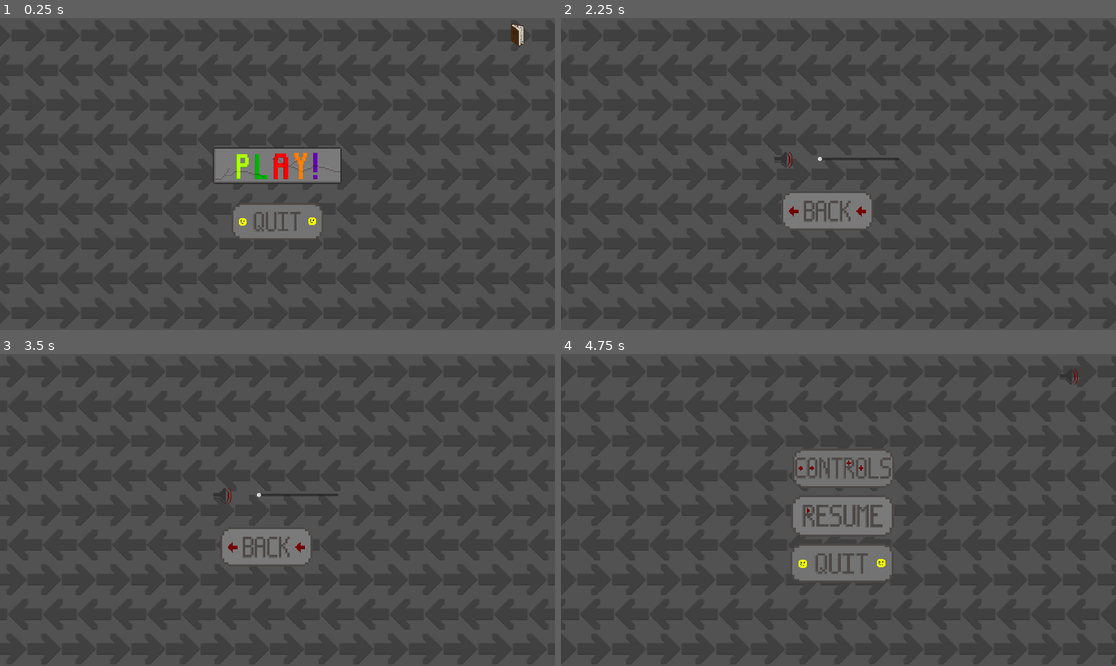
Above: before the commit, frames 1-4 (two rows, left to right).
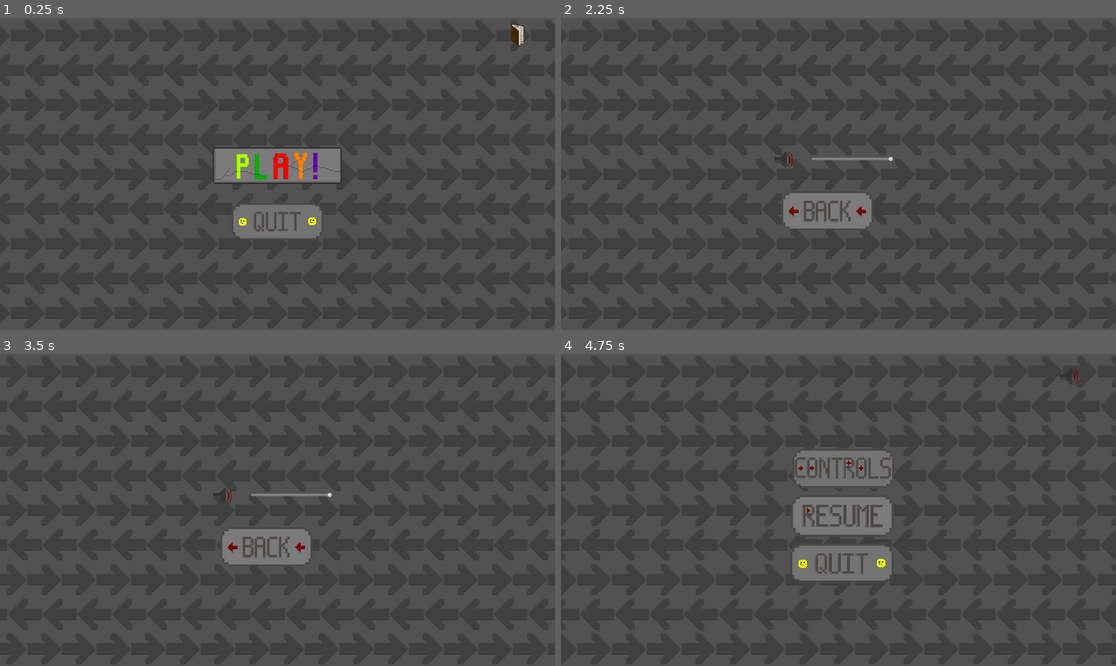
Above: after the commit, the same moments.

Repository: matteoJeulin/gameJam2023
Game: Godot game, scene res://Scenes/Menus/Startmenu.tscn
Two runs of this game, one before a commit and one after it. Both use one fixed random seed, a clock stepped at 60 frames per second and the inputs below.
Inputs (mouse positions are in pixels of both pictures, inside the frame that each line leads up to; where the layout moved, square brackets give the same spot in the first picture):
- Up to frame 1 (0.25 s): no input
- Up to frame 2 (2.25 s): click (838, 164) at 0.5 s; click (988, 49) [1088, 36] at 1.25 s; click (1093, 42) at 2 s
- Up to frame 3 (3.5 s): tap Enter at 2.75 s; move the mouse to (399, 494) at 2.77 s; hold D (right) from 2.78 s (still down); tap E (action) at 2.85 s; click (399, 494) at 2.92 s
- Up to frame 4 (4.75 s): release D (right) at 3.5 s; click (827, 547) at 3.5 s; move the mouse to (727, 525) at 4.27 s; hold S (down) from 4.28 s (still down); tap E (action) at 4.35 s

The runs differ from the first frame. In frame 1, 0.4% of the frame differs, in the area x 0-100%, y 2-100%; in frame 2, 0.1%; in frame 3, 0.1%; in frame 4, nothing differs.

Commit message:
musique de fond et derniers bouttons

Diff:
--- a/Scenes/Characters/player.tscn
+++ b/Scenes/Characters/player.tscn
@@ -1,7 +1,8 @@
-[gd_scene load_steps=6 format=3 uid="uid://cedasj6m778up"]
+[gd_scene load_steps=7 format=3 uid="uid://cedasj6m778up"]
 
 [ext_resource type="Script" path="res://Scripts/Character/player.gd" id="1_fy2mp"]
 [ext_resource type="Texture2D" uid="uid://djitfxu20dcva" path="res://assets/sprites/player/player_down.png" id="2_ep43r"]
+[ext_resource type="Texture2D" uid="uid://ce00g0eag5c17" path="res://assets/sprites/buttons/settings_button.png" id="3_1i5jl"]
 [ext_resource type="Texture2D" uid="uid://bwxxmascex13p" path="res://assets/sprites/buttons/restart_button.png" id="3_f5hwx"]
 
 [sub_resource type="RectangleShape2D" id="RectangleShape2D_xqgxk"]
@@ -24,18 +25,18 @@
 [node name="Camera2D" type="Camera2D" parent="."]
 zoom = Vector2(1.3, 1.3)
 
-[node name="Pause" type="Button" parent="."]
-offset_left = 639.0
+[node name="Pause" type="TextureButton" parent="."]
+offset_left = 352.0
 offset_top = -381.0
-offset_right = 703.0
-offset_bottom = -350.0
-text = "Pause"
+offset_right = 452.0
+offset_bottom = -281.0
+texture_normal = ExtResource("3_1i5jl")
 
 [node name="Restart" type="TextureButton" parent="."]
-offset_left = 486.0
-offset_top = -346.0
-offset_right = 806.0
-offset_bottom = -211.0
+offset_left = 459.0
+offset_top = -372.0
+offset_right = 779.0
+offset_bottom = -237.0
 scale = Vector2(0.715801, 0.691507)
 texture_normal = ExtResource("3_f5hwx")
 script = SubResource("GDScript_5sml8")
--- a/Scenes/Menus/Son.tscn
+++ b/Scenes/Menus/Son.tscn
@@ -27,10 +27,12 @@
 texture = ExtResource("4_eas3i")
 
 [node name="HSlider" type="HSlider" parent="."]
-offset_left = 888.0
+offset_left = 867.0
 offset_top = 480.0
-offset_right = 1170.0
+offset_right = 1149.0
 offset_bottom = 496.0
+min_value = -30.0
+max_value = 0.0
 script = ExtResource("3_mrrvt")
 
 [connection signal="pressed" from="Retour" to="." method="_on_retour_pressed"]
--- /dev/null
+++ b/Scenes/musique.tscn
@@ -0,0 +1,33 @@
+[gd_scene load_steps=7 format=3 uid="uid://d351n02suegdl"]
+
+[ext_resource type="AudioStream" uid="uid://cogo6vquwmqeb" path="res://MusiqueGamejam/musique/Adventure-320bit(chosic.com).mp3" id="2_ma7cq"]
+[ext_resource type="AudioStream" uid="uid://bi0y2smhkabjh" path="res://MusiqueGamejam/musique/Into-Oblivion(chosic.com).mp3" id="3_k2rce"]
+[ext_resource type="AudioStream" uid="uid://b13yhctxb3fbl" path="res://MusiqueGamejam/musique/PerituneMaterial_Foreboding(chosic.com).mp3" id="4_3oesl"]
+[ext_resource type="AudioStream" uid="uid://djlqpilg1o65" path="res://MusiqueGamejam/musique/Wintersong(chosic.com).mp3" id="5_qqayy"]
+
+[sub_resource type="GDScript" id="GDScript_0714j"]
+script/source = "extends Node2D
+
+func _ready():
+	get_tree().change_scene_to_file(\"res://Scenes/Menus/Startmenu.tscn\")
+"
+
+[sub_resource type="AudioStreamRandomizer" id="AudioStreamRandomizer_jpjg3"]
+playback_mode = 1
+streams_count = 4
+stream_0/stream = ExtResource("2_ma7cq")
+stream_0/weight = 1.0
+stream_1/stream = ExtResource("3_k2rce")
+stream_1/weight = 1.0
+stream_2/stream = ExtResource("4_3oesl")
+stream_2/weight = 1.0
+stream_3/stream = ExtResource("5_qqayy")
+stream_3/weight = 1.0
+
+[node name="Musique" type="Node2D"]
+script = SubResource("GDScript_0714j")
+
+[node name="Musique de fond" type="AudioStreamPlayer" parent="."]
+stream = SubResource("AudioStreamRandomizer_jpjg3")
+volume_db = -5.0
+autoplay = true
--- a/Scripts/Menus/Son.gd
+++ b/Scripts/Menus/Son.gd
@@ -1,12 +1,7 @@
 extends Node2D
 
 
-# Called when the node enters the scene tree for the first time.
-func _ready():
-	pass # Replace with function body.
-
-
-# Called every frame. 'delta' is the elapsed time since the previous frame.
+var master_bus = AudioServer.get_bus_index("Master")
 
 
 func _on_retour_pressed():
@@ -14,4 +9,8 @@
 
 
 func _on_h_slider_value_changed(value):
-	AudioServer.set_bus_volume_db(AudioServer.get_bus_index("Master"), value)
+	AudioServer.set_bus_volume_db(master_bus, value)
+	if value == -30 :
+		AudioServer.set_bus_mute(master_bus,true)
+	else :
+		AudioServer.set_bus_mute(master_bus,false)
--- /dev/null
+++ b/default_bus_layout.tres
@@ -0,0 +1,4 @@
+[gd_resource type="AudioBusLayout" format=3 uid="uid://cabl2byrqo88w"]
+
+[resource]
+bus/0/volume_db = -5.04224
--- a/project.godot
+++ b/project.godot
@@ -18,6 +18,7 @@
 [autoload]
 
 VariablesGlobales="*res://Scripts/variables_globales.gd"
+Musique="*res://Scenes/musique.tscn"
 
 [display]
 
Not shown, added: MusiqueGamejam/boutton.mp3.import
Not shown, added: MusiqueGamejam/musique/Adventure-320bit(chosic.com).mp3.import
Not shown, added: MusiqueGamejam/musique/Into-Oblivion(chosic.com).mp3.import
Not shown, added: MusiqueGamejam/musique/PerituneMaterial_Foreboding(chosic.com).mp3.import
Not shown, added: MusiqueGamejam/musique/Wintersong(chosic.com).mp3.import
Not shown, added: MusiqueGamejam/next_level.mp3.import
Not shown, added: MusiqueGamejam/pas.mp3.import
Not shown, added: MusiqueGamejam/restart.mp3.import
Not shown, added: MusiqueGamejam/tp.mp3.import
Not shown, added: assets/sprites/walls/end_wall_down.png.import
Not shown, added: assets/sprites/walls/end_wall_up.png.import
Not shown, added: MusiqueGamejam/boutton.mp3
(and 8 more such lines)
